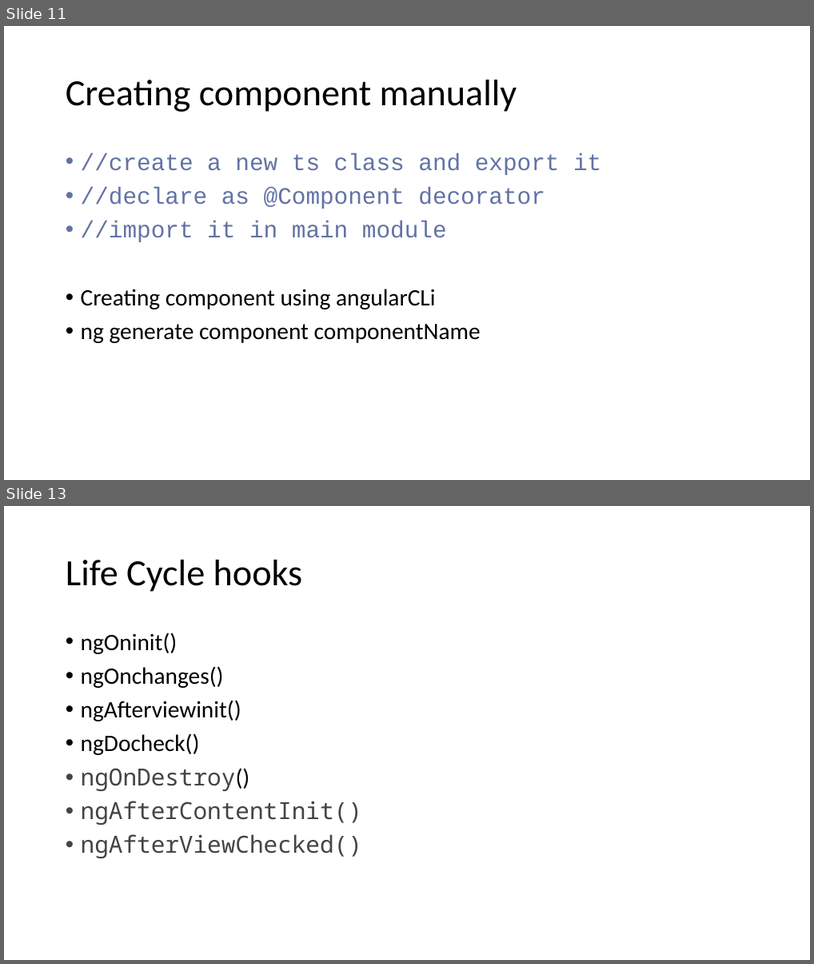
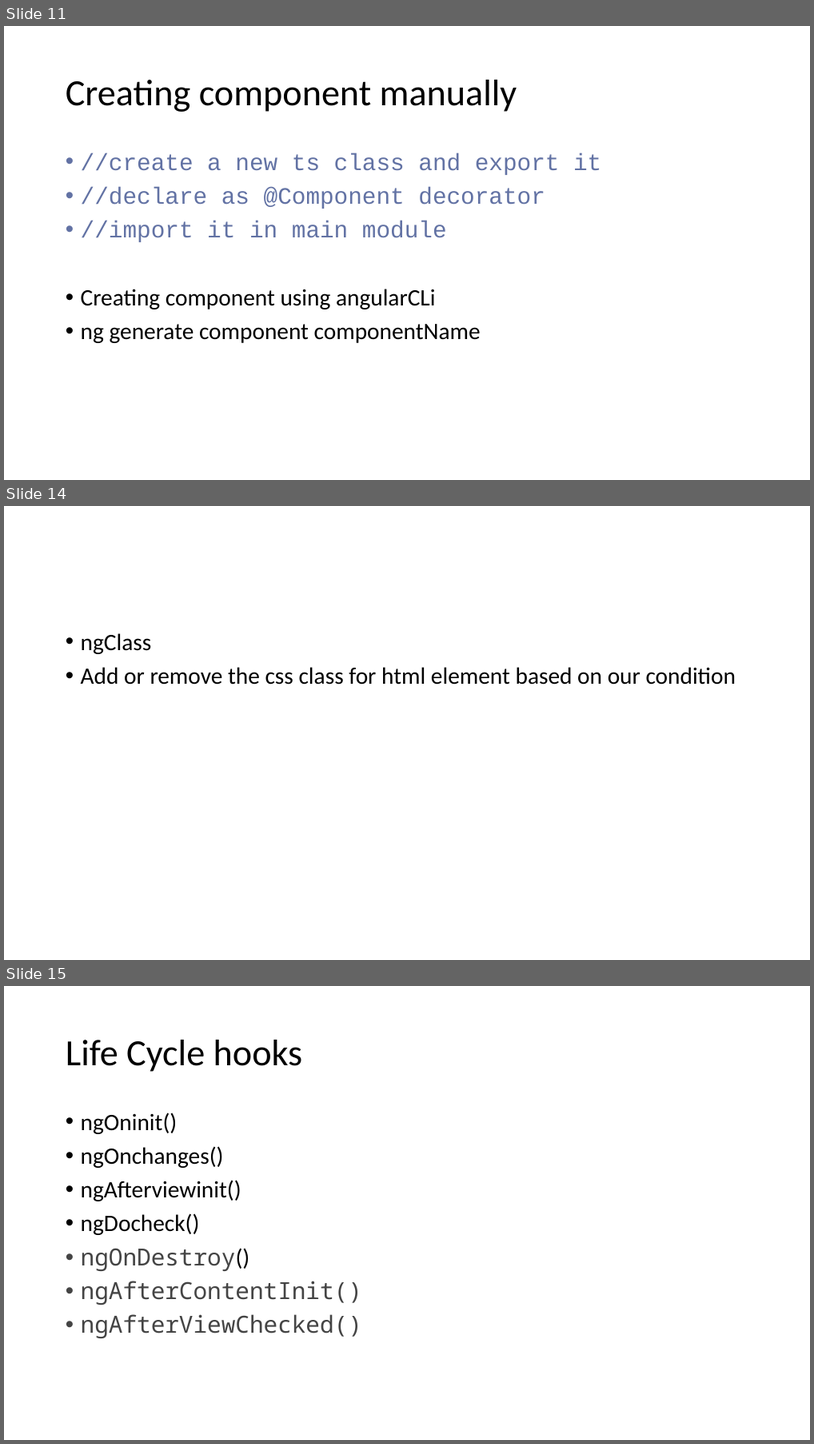
Before and after one commit to 00Maddy/angularDemo, a slide deck: ANGULAR.pptm. Shown one above the other, each under a label of ours: slides 11 and 13 before the commit, slides 11, 14 and 15 after it; the slides between them are not shown. The pictures are 814x964 and 814x1444 pixels, drawn with LibreOffice and Linux fonts; fonts in the diff are those of the drawing. Boxes give left, top, right and bottom in pixels: in the first picture for what was removed or moved away, otherwise in the second. Text is boxed around its words. In the diff, an @@ line names an element or a change of style, - is before the commit and + after.

```diff
--- a/ANGULAR.pptm
+++ b/ANGULAR.pptm
@@ slide 14 added at <box>4,506,810,960</box>, background #FFFFFF @@
@@ text added at <box>81,633,736,684</box>, 28 pt, text #000000 @@
+• ngClass
+• Add or remove the css class for html element based on our condition
@@ what was slide 13 is now slide 15 @@
```
Also in this commit, not shown: 2 other slides added, 1 slide removed, 6 other files.
